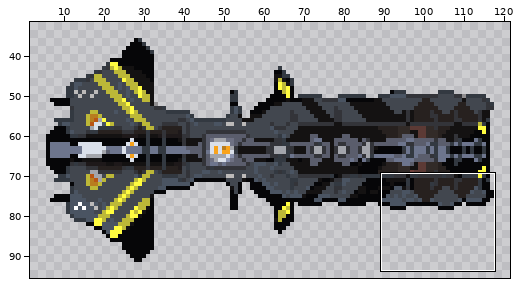
Two versions of one pixel-art file, .gdignore/Aseprite/ShipTemplates/Corvette/mining_barge.aseprite. The picture above shows the old version from afar; the outline marks the close-up.
Close-up. First the earlier version:
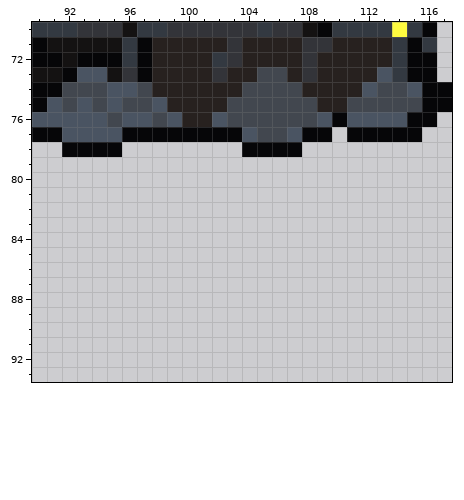
128x128 pixels, 1 frame. Colours within 5 levels of each other are drawn and written as one. Shown: x 90..117, y 70..93. The wide view leaves out empty margins.
The same view after the edit:
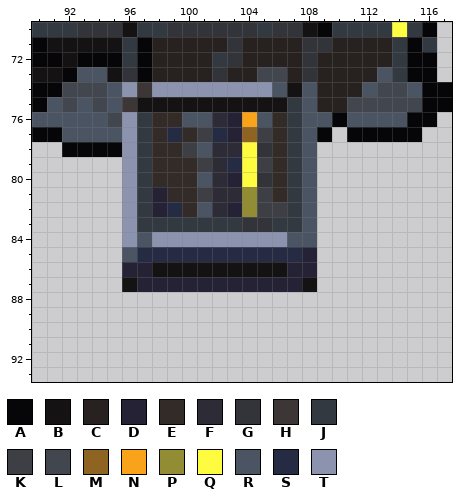
Palette (. is transparent): A #060608  B #141212  C #27211f  D #242234  E #322b28  F #2c2b36  G #333439  H #3c3636  J #333941  K #3e3f44  L #42474f  M #8f6321  N #f9a31b  P #928d34  Q #fffc40  R #4a5462  S #262b44  T #8b93af
Difference:
layer "ShippingContainer" added
Layer "ShippingContainer":
There is now colour B in row 86 at x 98 to 106; in row 87 at x 96 and 108.
The edit turns colour C into colour B in row 75 at x 99 to 102.
The edit turns colour L into colour B in row 74 at x 107; in row 75 at x 97 and 103 to 106.
The edit turns colour R into colour B in row 75 at x 98.
There is now colour D in row 80 at x 103; in row 81 at x 98; in row 82 at x 98 and 103; in row 85 at x 108; in row 86 at x 96 to 97 and 107 to 108; in row 87 at x 97 to 107.
The edit turns colour A into colour D in row 77 at x 103.
The edit turns colour L into colour D in row 76 at x 103.
There is now colour E in row 78 at x 98 to 99; in rows 79 to 80 at x 98 to 100 and 106; in row 81 at x 99 to 100 and 106; in row 82 at x 100.
The edit turns colour A into colour E in row 77 at x 98 and 100; in row 78 at x 106.
The edit turns colour L into colour E in row 76 at x 98 and 106; in row 77 at x 106.
The edit turns colour R into colour E in row 76 at x 99.
There is now colour F in row 78 at x 102 to 103; in rows 79 to 80 at x 102; in row 81 at x 102 to 103; in row 82 at x 102.
The edit turns colour R into colour F in row 76 at x 102.
There is now colour G in row 80 at x 105; in row 83 at x 104 to 105.
The edit turns colour A into colour G in row 78 at x 105.
The edit turns colour L into colour H in row 74 at x 97; in row 75 at x 96.
There is now colour J in row 78 at x 97; in rows 79 to 82 at x 97 and 107; in row 83 at x 97 to 103 and 106 to 107.
The edit turns colour A into colour J in row 77 at x 97; in row 78 at x 107.
The edit turns colour L into colour J in rows 75 to 76 at x 107.
The edit turns colour R into colour J in row 76 at x 97; in row 77 at x 107.
There is now colour K in row 78 at x 100; in row 79 at x 101 and 105; in row 81 at x 101 and 105; in row 82 at x 105 to 106.
The edit turns colour A into colour K in row 77 at x 101.
The edit turns colour L into colour K in row 77 at x 105.
The edit turns colour R into colour M in row 77 at x 104.
The edit turns colour L into colour N in row 76 at x 104.
There is now colour P in rows 81 to 82 at x 104.
There is now colour Q in rows 79 to 80 at x 104.
The edit turns colour A into colour Q in row 78 at x 104.
There is now colour R in row 78 at x 101 and 108; in row 79 at x 108; in row 80 at x 101 and 108; in row 81 at x 108; in row 82 at x 101 and 108; in row 83 at x 108.
There is now colour R in row 84 at x 97 and 107 to 108; in row 85 at x 96.
The edit turns colour A into colour R in row 77 at x 108.
The edit turns colour C into colour R in row 74 at x 108; in row 76 at x 100 to 101.
The edit turns colour L into colour R in row 74 at x 106; in row 75 at x 108; in row 76 at x 105 and 108.
There is now colour S in row 79 at x 103; in row 82 at x 99; in row 85 at x 97 to 107.
The edit turns colour A into colour S in row 77 at x 99 and 102.
There is now colour T in rows 78 to 83 at x 96; in row 84 at x 96 and 98 to 106.
The edit turns colour A into colour T in row 77 at x 96.
The edit turns colour C into colour T in row 74 at x 98 to 103.
The edit turns colour L into colour T in row 74 at x 104 to 105.
The edit turns colour R into colour T in row 74 at x 96; in row 76 at x 96.
